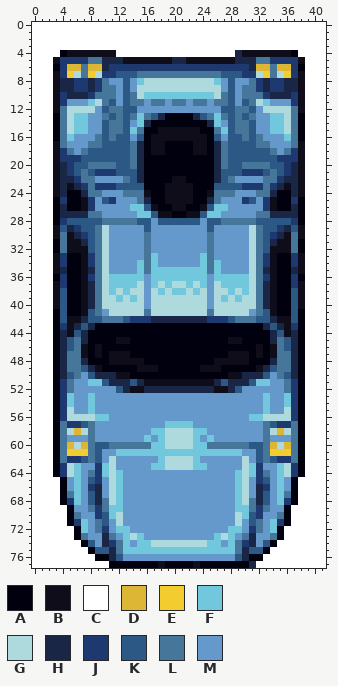
One commit to this sprite sheet: sprites/blue_car.png. Above, as it was before the edit.
The file is 42x78 pixels. Colours within 5 levels of each other are drawn and written as one.
Palette (. is transparent): A #00000f  B #0e0d19  C #ffffff  D #ddb635  E #f3cc30  F #71c7dc  G #aedade  H #1a2645  J #1d396f  K #2c5885  L #46779b  M #6599cb
The same view after the edit:
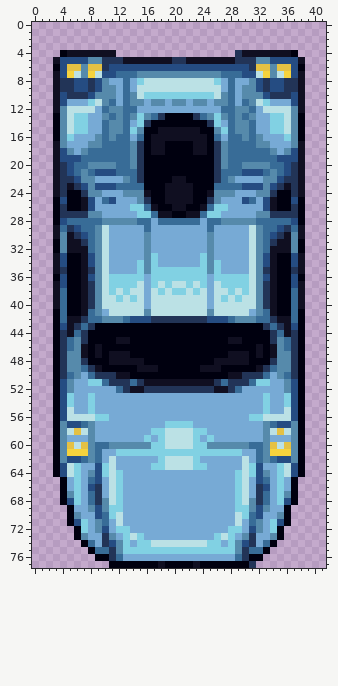
Difference:
colour B: #0e0d19 -> #100f21
colour D: #ddb635 -> #e4c144
colour E: #f3cc30 -> #f6d33d
colour F: #71c7dc -> #81d1e3
colour G: #aedade -> #bbe1e5
colour H: #1a2645 -> #223457
colour J: #1d396f -> #254c82
colour K: #2c5885 -> #386c97
colour L: #46779b -> #568aab
colour M: #6599cb -> #77aad5
Changed rows in their new state; - is a pixel that keeps its letter.
first column x 0:
 0 ..........................................
 1 ..........................................
 2 ..........................................
 3 ..........................................
 4 ....--------.................---------....
 5 ...------------------------------------...
 6 ...------------------------------------...
 7 ...------------------------------------...
 8 ...------------------------------------...
 9 ...------------------------------------...
10 ...------------------------------------...
11 ...------------------------------------...
12 ...------------------------------------...
13 ...------------------------------------...
14 ...------------------------------------...
15 ...------------------------------------...
16 ...------------------------------------...
17 ...------------------------------------...
18 ...------------------------------------...
19 ...------------------------------------...
20 ...------------------------------------...
21 ...------------------------------------...
22 ...------------------------------------...
23 ...------------------------------------...
24 ...------------------------------------...
25 ...------------------------------------...
26 ...------------------------------------...
27 ...------------------------------------...
28 ...------------------------------------...
29 ...------------------------------------...
30 ...------------------------------------...
31 ...------------------------------------...
32 ...------------------------------------...
33 ...------------------------------------...
34 ...------------------------------------...
35 ...------------------------------------...
36 ...------------------------------------...
37 ...------------------------------------...
38 ...------------------------------------...
39 ...------------------------------------...
40 ...------------------------------------...
41 ...------------------------------------...
42 ...------------------------------------...
43 ...------------------------------------...
44 ...------------------------------------...
45 ...------------------------------------...
46 ...------------------------------------...
47 ...------------------------------------...
48 ...------------------------------------...
49 ...------------------------------------...
50 ...------------------------------------...
51 ...------------------------------------...
52 ...------------------------------------...
53 ...------------------------------------...
54 ...------------------------------------...
55 ...------------------------------------...
56 ...------------------------------------...
57 ...------------------------------------...
58 ...------------------------------------...
59 ...------------------------------------...
60 ...------------------------------------...
61 ...------------------------------------...
62 ...------------------------------------...
63 ...------------------------------------...
64 ...------------------------------------...
65 ....----------------------------------....
66 ....----------------------------------....
67 ....----------------------------------....
68 ....----------------------------------....
69 .....--------------------------------.....
70 .....--------------------------------.....
71 .....--------------------------------.....
72 ......------------------------------......
73 ......------------------------------......
74 .......----------------------------.......
75 ........--------------------------........
76 .........------------------------.........
77 ...........---------------------..........
